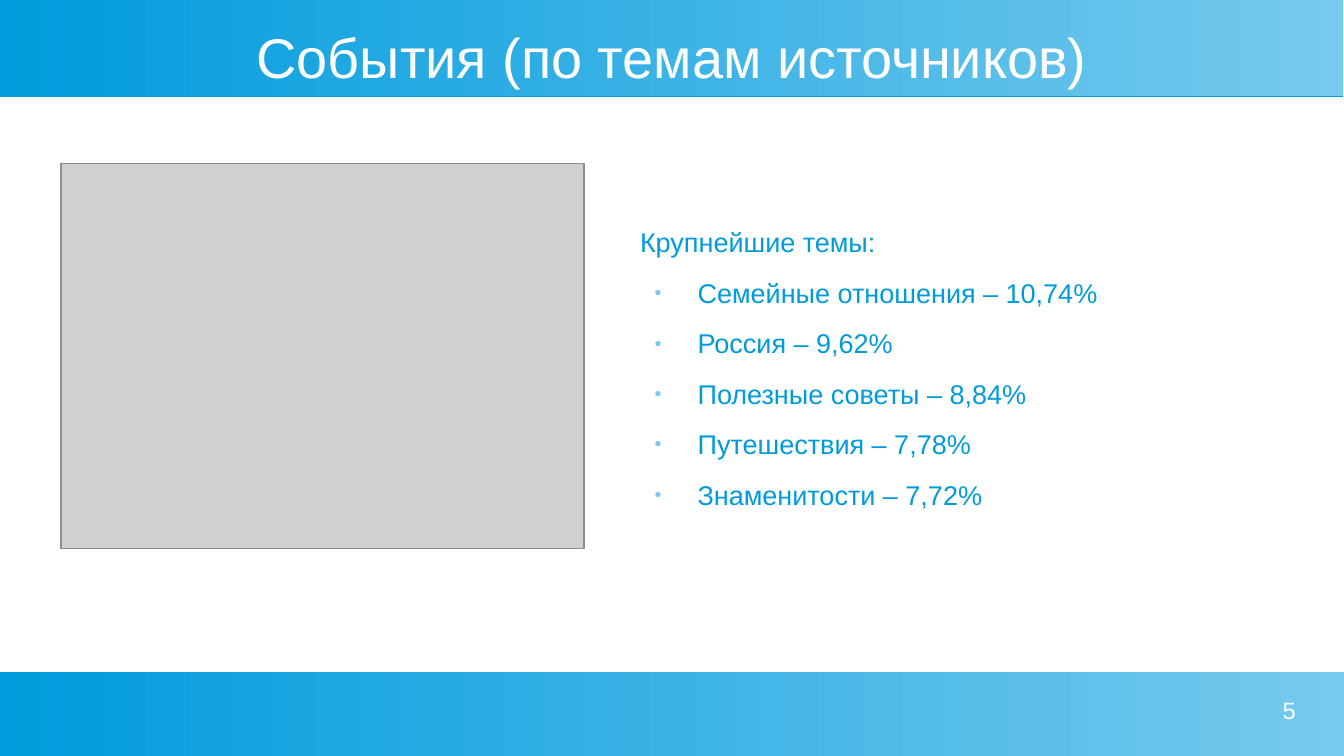
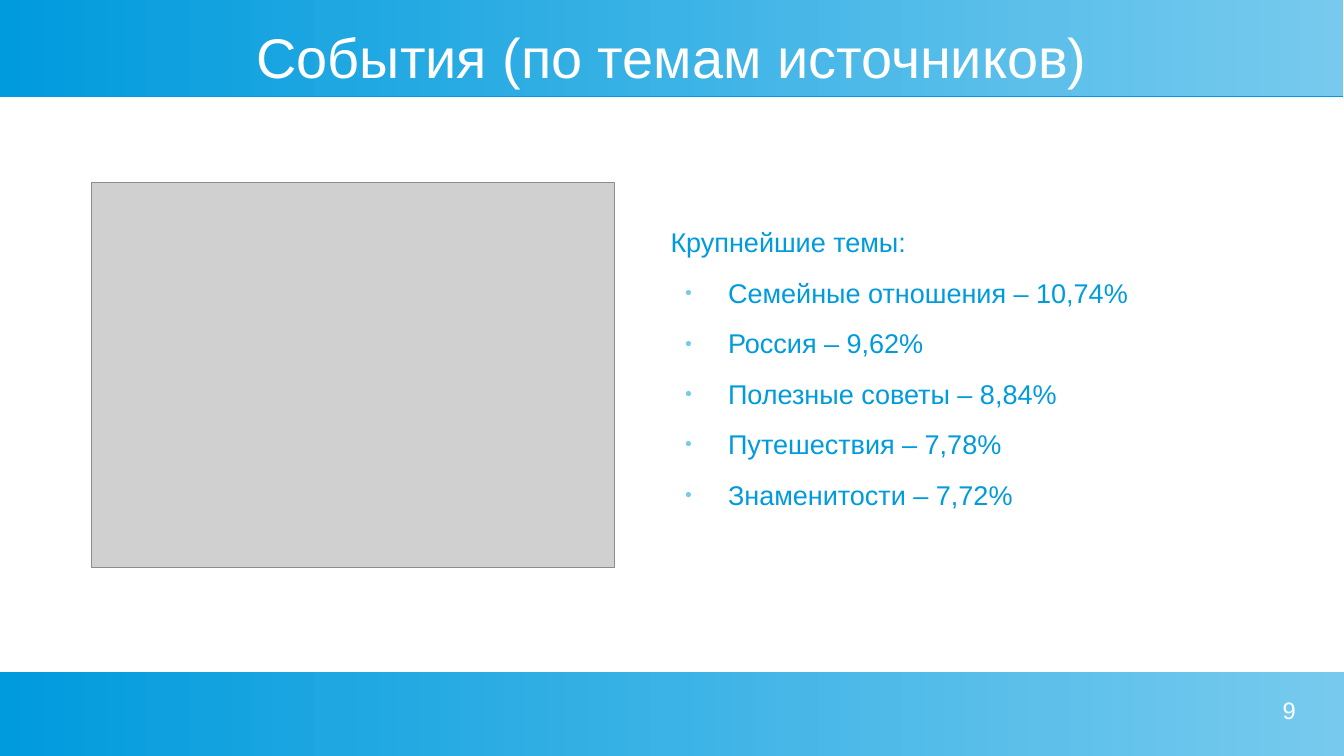
Before and after one commit to okeangel/da_portfolio, a slide deck: slide 9 of practicum/week_23_dashboards/dash_visits.odp (slide 5 before the commit). Drawn at 1344x756 pixels with LibreOffice and Linux fonts; fonts in the diff are those of the drawing; grey boxes stand for pictures. Boxes give left, top, right and bottom in pixels: in the first picture for what was removed or moved away, otherwise in the second. Text is boxed around its words. In the diff, an @@ line names an element or a change of style, - is before the commit and + after.

```diff
--- a/practicum/week_23_dashboards/dash_visits.odp
+++ b/practicum/week_23_dashboards/dash_visits.odp
@@ text "Крупнейшие темы:": place and size @@
-text "Крупнейшие темы:" at <box>640,232,1098,509</box>
+text "Крупнейшие темы:" at <box>671,232,1128,509</box>
@@ picture: place and size @@
-picture at <box>61,163,584,549</box>
+picture at <box>91,183,615,568</box>
@@ page number at <box>1283,702,1296,719</box>: text changed @@
-5
+9
```
Also in this commit, not shown: 2 other slides changed, 4 slides added, 2 other files.
